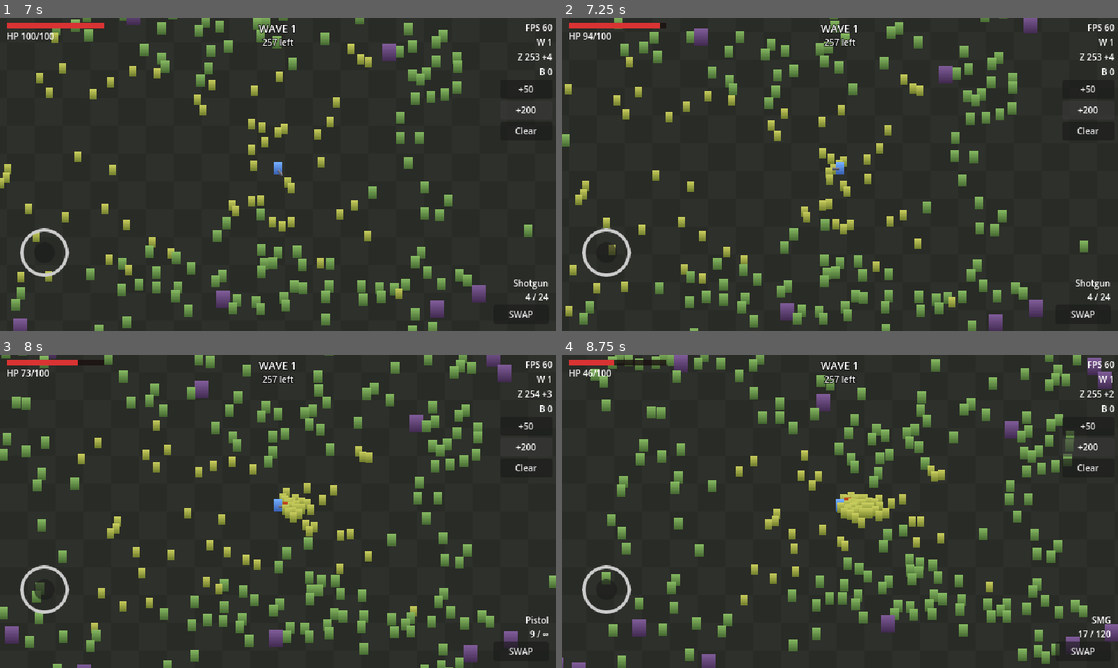
Above: before the commit, frames 1-4 (two rows, left to right).
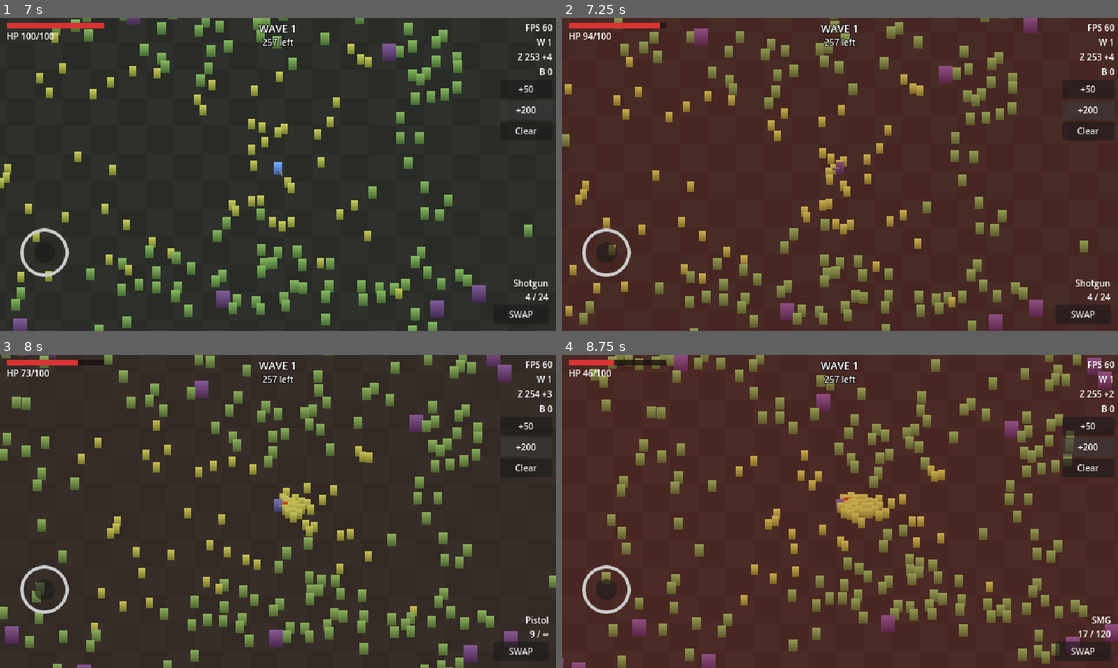
Above: after the commit, the same moments.

Repository: Tin542/ZombieSurvivalGame
Game: Godot game, scene res://scenes/main_menu/main_menu.tscn
Two runs of this game, one before a commit and one after it. Both use one fixed random seed, a clock stepped at 60 frames per second and the inputs below.
Inputs:
- Up to frame 1 (7 s): click "PLAY" at 0.5 s; click "START NOW" at 1.25 s; click "SWAP" at 2 s; click "+50" at 2.75 s; click "+200" at 3.5 s; hold D (move_right) 4.28-5.03 s; hold Q (switch_weapon) 4.28-5.03 s; hold S (move_down) 5.03-5.78 s; tap Q (switch_weapon) at 5.1, 6.6 s; hold D (move_right) 5.78-6.53 s; hold Q (switch_weapon) 5.78-6.53 s; hold W (move_up) from 6.53 s (still down)
- Up to frame 2 (7.25 s): keep holding W (move_up)
- Up to frame 3 (8 s): release W (move_up) at 7.28 s; hold A (move_left) from 7.28 s (still down); hold Q (switch_weapon) from 7.28 s (still down)
- Up to frame 4 (8.75 s): keep holding A (move_left); release Q (switch_weapon) at 8.03 s; tap Q (switch_weapon) at 8.1 s

Frame 1 is identical in both runs. In frame 2, 90% of the frame differs, in the area x 0-100%, y 0-100%; in frame 3, less than 0.1%; in frame 4, 91%.

Commit message:
[Phase 8] - HP + Death

Diff:
--- a/scenes/player/player.gd
+++ b/scenes/player/player.gd
@@ -5,9 +5,14 @@
 ## components (Health, AutoAim, WeaponHolder); this script only links them
 ## and handles visuals.
 
+const HURT_COLOR := Color(1.0, 0.3, 0.3)
+const HURT_FLASH_TIME := 0.12
+
 @export var move_speed: float = 80.0
 ## Radius zombies use for contact range.
 @export var body_radius: float = 5.0
+
+var _hurt_tween: Tween
 
 @onready var health: HealthComponent = $Health
 @onready var aim: AutoAim = $AutoAim
@@ -19,6 +24,7 @@
 
 func _ready() -> void:
 	weapons.aim = aim
+	health.damaged.connect(_on_damaged)
 	health.died.connect(_on_died)
 
 
@@ -54,7 +60,17 @@
 		_gun.flip_v = look.x < 0.0
 
 
+func _on_damaged(_amount: float) -> void:
+	if _hurt_tween != null:
+		_hurt_tween.kill()
+	_sprite.modulate = HURT_COLOR
+	_hurt_tween = create_tween()
+	_hurt_tween.tween_property(_sprite, "modulate", Color.WHITE, HURT_FLASH_TIME)
+
+
 func _on_died() -> void:
+	if _hurt_tween != null:
+		_hurt_tween.kill()
 	set_physics_process(false)
 	set_process_unhandled_input(false)
 	aim.set_physics_process(false)
--- a/scenes/run/run.gd
+++ b/scenes/run/run.gd
@@ -9,6 +9,8 @@
 
 ## Debug overlay bursts use at least this wave, so every zombie type shows up.
 const DEBUG_BURST_MIN_WAVE := 10
+## Seconds between death and the game-over screen, so the death reads first.
+const GAME_OVER_DELAY := 1.0
 
 ## Every weapon in the game, in loadout order. Locked ones are filtered out.
 @export var weapon_catalog: Array[WeaponDef] = []
@@ -26,6 +28,7 @@
 @onready var _player: Player = $World/Player
 @onready var _projectiles: ProjectileManager = $Projectiles
 @onready var _hud: Hud = $HUD
+@onready var _game_over: GameOverScreen = $GameOver
 
 
 func _ready() -> void:
@@ -34,8 +37,11 @@
 	_player.global_position = bounds.get_center()
 	_player.set_camera_limits(bounds)
 	_player.health.hp_changed.connect(_hud.set_hp)
+	_player.health.damaged.connect(_hud.flash_damage.unbind(1))
 	_player.health.died.connect(_on_player_died)
 	_hud.set_hp(_player.health.hp, _player.health.max_hp)
+	_game_over.retry_pressed.connect(SceneRouter.start_run)
+	_game_over.menu_pressed.connect(SceneRouter.go_to_main_menu)
 
 	_zombies.setup(bounds)
 	_zombies.target = _player
@@ -111,7 +117,10 @@
 func _on_player_died() -> void:
 	_director.stop()
 	_hud.hide_break()
+	# Commit results right away, so quitting during the delay loses nothing.
+	var new_best := state.wave > SaveService.data.best_wave
 	SaveService.add_coins(state.coins)
 	SaveService.submit_wave_reached(state.wave)
-	await get_tree().create_timer(1.5).timeout
-	SceneRouter.go_to_main_menu()
+	await get_tree().create_timer(GAME_OVER_DELAY).timeout
+	_hud.hide()
+	_game_over.show_results(state.wave, state.kills, state.coins, SaveService.data.best_wave, new_best)
--- a/scenes/run/run.tscn
+++ b/scenes/run/run.tscn
@@ -14,6 +14,7 @@
 [ext_resource type="Resource" path="res://data/weapons/pistol.tres" id="13_pistol"]
 [ext_resource type="Resource" path="res://data/weapons/smg.tres" id="14_smg"]
 [ext_resource type="Resource" path="res://data/weapons/shotgun.tres" id="15_shotgun"]
+[ext_resource type="PackedScene" path="res://scenes/ui/game_over.tscn" id="16_game_over"]
 
 [node name="Run" type="Node2D"]
 script = ExtResource("1_run")
@@ -49,3 +50,5 @@
 [node name="HUD" parent="." instance=ExtResource("5_hud")]
 
 [node name="DebugOverlay" parent="." instance=ExtResource("6_debug")]
+
+[node name="GameOver" parent="." instance=ExtResource("16_game_over")]
--- /dev/null
+++ b/scenes/ui/game_over.gd
@@ -0,0 +1,43 @@
+class_name GameOverScreen
+extends CanvasLayer
+## End-of-run results. Displays the numbers the run hands it and reports the
+## player's choice as signals; scene changes are the run's call.
+
+signal retry_pressed
+signal menu_pressed
+
+const FADE_TIME := 0.35
+
+@onready var _root: Control = %Root
+@onready var _wave_label: Label = %WaveLabel
+@onready var _kills_label: Label = %KillsLabel
+@onready var _coins_label: Label = %CoinsLabel
+@onready var _best_label: Label = %BestLabel
+@onready var _retry_button: Button = %RetryButton
+@onready var _menu_button: Button = %MenuButton
+
+
+func _ready() -> void:
+	_retry_button.pressed.connect(_choose.bind(retry_pressed))
+	_menu_button.pressed.connect(_choose.bind(menu_pressed))
+	hide()
+
+
+func show_results(wave: int, kills: int, coins: int, best_wave: int, new_best: bool) -> void:
+	_wave_label.text = "Wave reached: %d" % wave
+	_kills_label.text = "Kills: %d" % kills
+	_coins_label.text = "Coins earned: +%d" % coins
+	_best_label.text = "NEW BEST!" if new_best else "Best wave: %d" % best_wave
+	_best_label.modulate = Color(1.0, 0.85, 0.4) if new_best else Color.WHITE
+	_retry_button.disabled = false
+	_menu_button.disabled = false
+	_root.modulate.a = 0.0
+	show()
+	create_tween().tween_property(_root, "modulate:a", 1.0, FADE_TIME)
+
+
+## One choice per screen: buttons lock so a double tap can't fire twice.
+func _choose(choice: Signal) -> void:
+	_retry_button.disabled = true
+	_menu_button.disabled = true
+	choice.emit()
--- /dev/null
+++ b/scenes/ui/game_over.tscn
@@ -0,0 +1,93 @@
+[gd_scene format=3]
+
+[ext_resource type="Script" path="res://scenes/ui/game_over.gd" id="1_game_over"]
+
+[node name="GameOver" type="CanvasLayer"]
+layer = 10
+script = ExtResource("1_game_over")
+
+[node name="Root" type="Control" parent="."]
+unique_name_in_owner = true
+layout_mode = 3
+anchors_preset = 15
+anchor_right = 1.0
+anchor_bottom = 1.0
+grow_horizontal = 2
+grow_vertical = 2
+
+[node name="Dim" type="ColorRect" parent="Root"]
+layout_mode = 1
+anchors_preset = 15
+anchor_right = 1.0
+anchor_bottom = 1.0
+grow_horizontal = 2
+grow_vertical = 2
+color = Color(0.05, 0, 0, 0.7)
+
+[node name="Center" type="CenterContainer" parent="Root"]
+layout_mode = 1
+anchors_preset = 15
+anchor_right = 1.0
+anchor_bottom = 1.0
+grow_horizontal = 2
+grow_vertical = 2
+mouse_filter = 2
+
+[node name="VBox" type="VBoxContainer" parent="Root/Center"]
+layout_mode = 2
+mouse_filter = 2
+theme_override_constants/separation = 4
+
+[node name="Title" type="Label" parent="Root/Center/VBox"]
+layout_mode = 2
+theme_override_colors/font_color = Color(0.9, 0.2, 0.2, 1)
+theme_override_colors/font_outline_color = Color(0, 0, 0, 1)
+theme_override_constants/outline_size = 6
+theme_override_font_sizes/font_size = 28
+text = "YOU DIED"
+horizontal_alignment = 1
+
+[node name="WaveLabel" type="Label" parent="Root/Center/VBox"]
+unique_name_in_owner = true
+layout_mode = 2
+theme_override_font_sizes/font_size = 12
+horizontal_alignment = 1
+
+[node name="KillsLabel" type="Label" parent="Root/Center/VBox"]
+unique_name_in_owner = true
+layout_mode = 2
+theme_override_font_sizes/font_size = 12
+horizontal_alignment = 1
+
+[node name="CoinsLabel" type="Label" parent="Root/Center/VBox"]
+unique_name_in_owner = true
+layout_mode = 2
+theme_override_font_sizes/font_size = 12
+horizontal_alignment = 1
+
+[node name="BestLabel" type="Label" parent="Root/Center/VBox"]
+unique_name_in_owner = true
+layout_mode = 2
+theme_override_font_sizes/font_size = 12
+horizontal_alignment = 1
+
+[node name="Buttons" type="HBoxContainer" parent="Root/Center/VBox"]
+layout_mode = 2
+alignment = 1
+theme_override_constants/separation = 8
+
+[node name="RetryButton" type="Button" parent="Root/Center/VBox/Buttons"]
+unique_name_in_owner = true
+custom_minimum_size = Vector2(80, 26)
+layout_mode = 2
+focus_mode = 0
+theme_override_font_sizes/font_size = 12
+text = "RETRY"
+
+[node name="MenuButton" type="Button" parent="Root/Center/VBox/Buttons"]
+unique_name_in_owner = true
+custom_minimum_size = Vector2(80, 26)
+layout_mode = 2
+focus_mode = 0
+theme_override_font_sizes/font_size = 12
+text = "MENU"
--- a/scenes/ui/hud.gd
+++ b/scenes/ui/hud.gd
@@ -9,12 +9,16 @@
 
 const BANNER_HOLD := 1.4
 const BANNER_FADE := 0.4
+## Peak opacity of the red screen flash when the player is hit.
+const DAMAGE_FLASH_ALPHA := 0.22
+const DAMAGE_FLASH_FADE := 0.25
 
 ## Local mirror of the break countdown, for display only (WaveDirector is the
 ## authority on when the next wave actually starts).
 var _break_left := 0.0
 var _next_wave := 0
 var _banner_tween: Tween
+var _flash_tween: Tween
 
 @onready var _hp_bar: ProgressBar = %HpBar
 @onready var _hp_label: Label = %HpLabel
@@ -27,11 +31,13 @@
 @onready var _break_panel: Control = %BreakPanel
 @onready var _countdown_label: Label = %CountdownLabel
 @onready var _skip_button: Button = %SkipButton
+@onready var _damage_flash: ColorRect = %DamageFlash
 
 
 func _ready() -> void:
 	_switch_button.pressed.connect(switch_weapon_pressed.emit)
 	_skip_button.pressed.connect(skip_break_pressed.emit)
+	_damage_flash.modulate.a = 0.0
 	_banner.hide()
 	_break_panel.hide()
 	_remaining_label.hide()
@@ -42,6 +48,18 @@
 	_hp_bar.max_value = max_hp
 	_hp_bar.value = hp
 	_hp_label.text = "HP %d/%d" % [ceili(hp), ceili(max_hp)]
+
+
+## Red screen-edge flash. Hits while it is still bright don't restart it, so a
+## crowd landing many hits per second reads as one pulse, not a strobe.
+func flash_damage() -> void:
+	if _damage_flash.modulate.a > DAMAGE_FLASH_ALPHA * 0.5:
+		return
+	if _flash_tween != null:
+		_flash_tween.kill()
+	_damage_flash.modulate.a = DAMAGE_FLASH_ALPHA
+	_flash_tween = create_tween()
+	_flash_tween.tween_property(_damage_flash, "modulate:a", 0.0, DAMAGE_FLASH_FADE)
 
 
 func set_weapon(weapon: WeaponDef) -> void:
--- a/scenes/ui/hud.tscn
+++ b/scenes/ui/hud.tscn
@@ -10,6 +10,16 @@
 
 [node name="HUD" type="CanvasLayer"]
 script = ExtResource("1_hud")
+
+[node name="DamageFlash" type="ColorRect" parent="."]
+unique_name_in_owner = true
+anchors_preset = 15
+anchor_right = 1.0
+anchor_bottom = 1.0
+grow_horizontal = 2
+grow_vertical = 2
+mouse_filter = 2
+color = Color(0.85, 0.05, 0.05, 1)
 
 [node name="Joystick" type="VirtualJoystick" parent="."]
 layout_mode = 3
--- /dev/null
+++ b/tests/game_over_test.gd
@@ -0,0 +1,88 @@
+extends SceneTree
+## Headless checks for HP + death: hurt feedback, results committed on death,
+## game-over screen contents and button lock.
+## Run: godot --headless --path . --fixed-fps 60 -s res://tests/game_over_test.gd
+## Exits with code 1 if any check fails. The real save is restored afterwards.
+
+const RUN_SCENE := "res://scenes/run/run.tscn"
+
+var _failures := 0
+
+
+func _initialize() -> void:
+	await process_frame  # let SaveService load
+	var save_service: Node = root.get_node("SaveService")
+	var backup: Dictionary = save_service.data.to_dict()
+	save_service.data.best_wave = 2
+	var coins_before: int = save_service.get_coins()
+
+	var run: Node = load(RUN_SCENE).instantiate()
+	root.add_child(run)
+	var player: Player = run.get_node("World/Player")
+	var hud: Hud = run.get_node("HUD")
+	var game_over: GameOverScreen = run.get_node("GameOver")
+	var director: WaveDirector = run.get_node("WaveDirector")
+	await process_frame
+	player.weapons.set_physics_process(false)
+
+	_check(not game_over.visible, "game-over screen hidden during play")
+
+	# --- Hurt feedback ------------------------------------------------------
+	player.health.take_damage(10.0)
+	var sprite: Sprite2D = player.get_node("Sprite")
+	var flash: ColorRect = hud.get_node("%DamageFlash")
+	_check(sprite.modulate != Color.WHITE, "player sprite flashes on hit")
+	_check(flash.modulate.a > 0.0, "HUD screen flash on hit")
+	await _frames(30)
+	_check(sprite.modulate.is_equal_approx(Color.WHITE), "sprite flash fades back")
+	_check(is_zero_approx(flash.modulate.a), "screen flash fades out")
+	_check(player.health.hp == 90.0, "damage applied")
+
+	# --- Death ----------------------------------------------------------------
+	run.state.wave = 5
+	run.state.kills = 42
+	run.state.add_coins(17)
+	player.health.take_damage(999.0)
+	await _frames(1)
+	_check(director.phase == WaveDirector.Phase.STOPPED, "death stops the wave loop")
+	_check(save_service.get_coins() == coins_before + 17, "run coins banked on death")
+	_check(save_service.data.best_wave == 5, "best wave saved on death")
+	_check(not game_over.visible, "screen waits for the death delay")
+
+	await _frames(int(run.GAME_OVER_DELAY * 60) + 5)
+	_check(game_over.visible, "game-over screen shown after delay")
+	_check(not hud.visible, "HUD hidden behind game-over screen")
+	_check(game_over.get_node("%WaveLabel").text == "Wave reached: 5", "shows wave reached")
+	_check(game_over.get_node("%KillsLabel").text == "Kills: 42", "shows kills")
+	_check(game_over.get_node("%CoinsLabel").text == "Coins earned: +17", "shows coins earned")
+	_check(game_over.get_node("%BestLabel").text == "NEW BEST!", "flags a new best wave")
+
+	# --- Button lock (signal only; the run's scene change is disconnected) ---
+	for connection in game_over.retry_pressed.get_connections():
+		game_over.retry_pressed.disconnect(connection.callable)
+	var presses := [0]
+	game_over.retry_pressed.connect(func() -> void: presses[0] += 1)
+	var retry: Button = game_over.get_node("%RetryButton")
+	retry.pressed.emit()
+	_check(presses[0] == 1 and retry.disabled, "retry emits once and locks buttons")
+	_check(game_over.get_node("%MenuButton").disabled, "menu locked after a choice")
+
+	# --- Not a new best -------------------------------------------------------
+	game_over.show_results(3, 1, 0, 5, false)
+	_check(game_over.get_node("%BestLabel").text == "Best wave: 5", "shows existing best otherwise")
+
+	save_service.data = SaveData.from_dict(backup)
+	save_service.save()
+	print("FAILURES: %d" % _failures)
+	quit(1 if _failures > 0 else 0)
+
+
+func _frames(count: int) -> void:
+	for i in count:
+		await physics_frame
+
+
+func _check(condition: bool, label: String) -> void:
+	print(("  ok   " if condition else "  FAIL ") + label)
+	if not condition:
+		_failures += 1
Not shown, added: scenes/ui/game_over.gd.uid
Not shown, added: tests/game_over_test.gd.uid
Not shown, changed: docs/ARCHITECTURE.md
Not shown, changed: docs/ROADMAP.md
